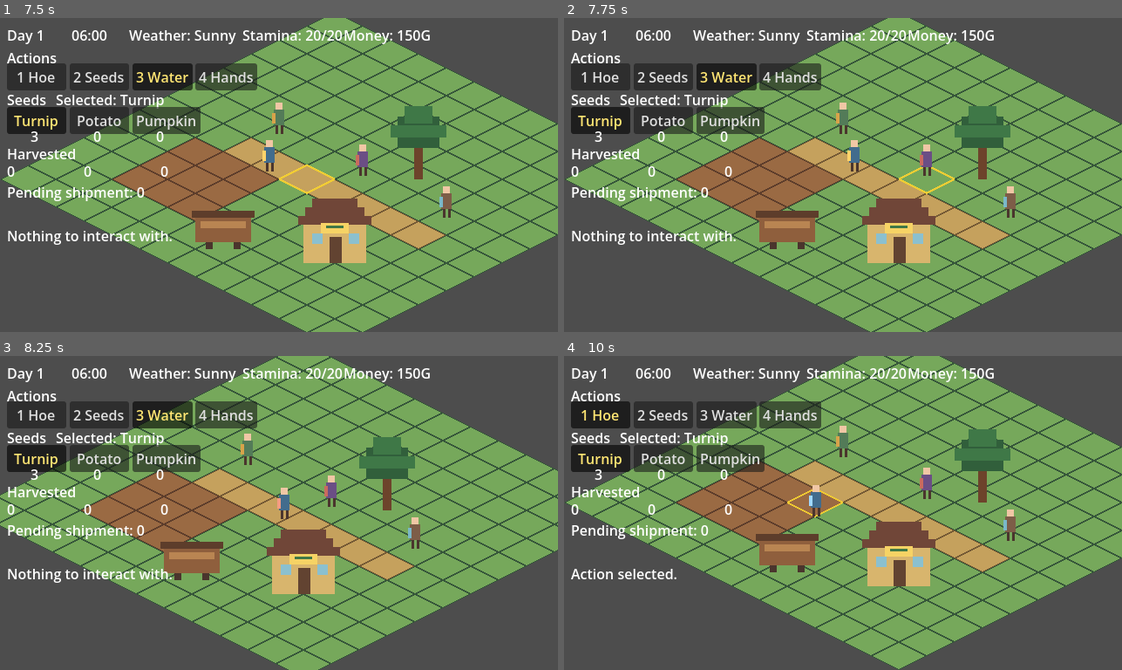
Above: before the commit, frames 1-4 (two rows, left to right).
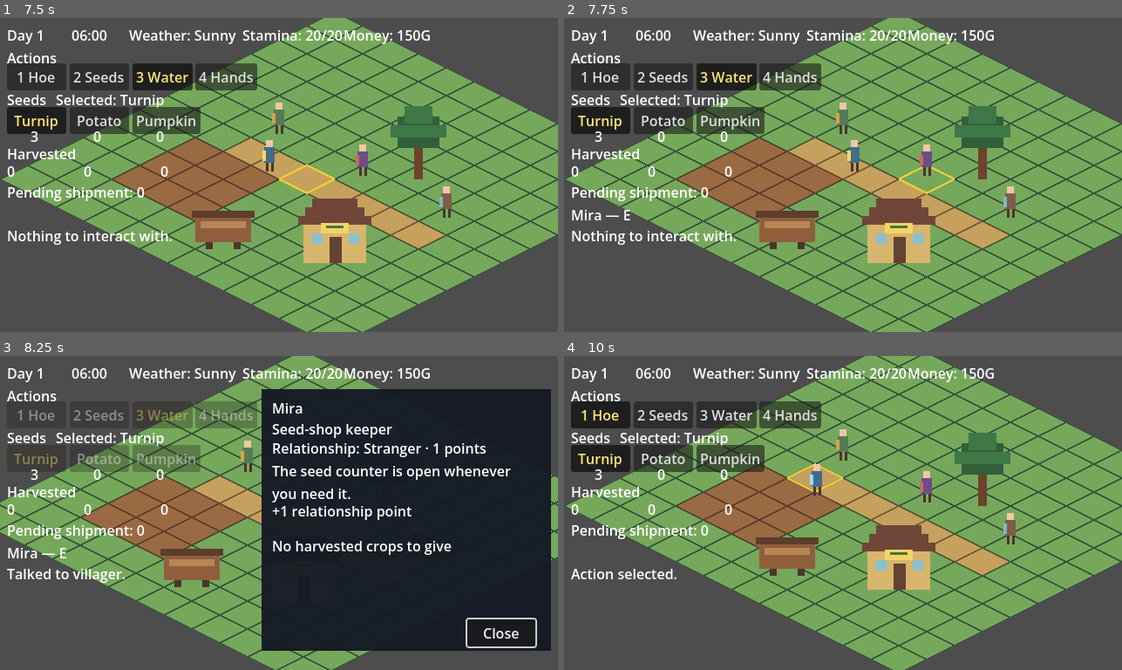
Above: after the commit, the same moments.

Repository: cwchanap/phoenix
Game: Godot game, scene res://scenes/world/world.tscn
Same seed, same stepped clock (60 frames per second), same inputs: the game is played once before the commit and once after it.
Inputs:
- Up to frame 1 (7.5 s): tap Enter (ui_accept) at 0.5, 0.77, 0.8, 1.07, 1.35, 1.52, 1.82, 2.3, 3.02, 3.32, 3.77, 3.8, 4.07, 4.52, 4.82, 5.3, 6.02, 6.32, 6.77, 6.8, 7.07, 7.35 s; hold E (interact) 0.53-1.28 s; hold W (move_up) 0.53-2.03 s; tap E (interact) every 1.5 s from 1.55 to 6.05 s; hold E (interact) 2.03-2.78 s; hold A (move_left) 2.03-3.53 s; tap 4 (select_hands) at 2.85 s; hold S (move_down) 3.53-4.28 s; hold 1 (select_hoe) 3.53-4.28 s; tap Escape (ui_cancel) at 4.15 s; hold D (move_right) 4.28-5.03 s; tap 2 (select_seeds) at 4.35 s; hold W (move_up) 5.03-5.78 s; hold 3 (select_water) 5.03-5.78 s; hold D (move_right) from 5.78 s (still down); tap Space (use_action) at 5.85 s; hold E (interact) 6.53-7.28 s
- Up to frame 2 (7.75 s): keep holding D (move_right); tap Enter (ui_accept) at 7.52 s; tap E (interact) at 7.55 s
- Up to frame 3 (8.25 s): tap Enter (ui_accept) at 7.82 s; release D (move_right) at 8.03 s; hold S (move_down) from 8.03 s (still down); hold E (interact) from 8.03 s (still down)
- Up to frame 4 (10 s): tap Enter (ui_accept) at 8.3, 9.02, 9.32, 9.77, 9.8 s; release S (move_down) at 8.78 s; release E (interact) at 8.78 s; hold A (move_left) 8.78-9.53 s; tap 4 (select_hands) at 8.85 s; tap E (interact) at 9.05 s; hold W (move_up) from 9.53 s (still down); hold 1 (select_hoe) from 9.53 s (still down)

Frame 1 is identical in both runs. In frame 2, 0.1% of the frame differs, in the area x 1-12%, y 61-65%; in frame 3, 56%, in the area x 0-100%, y 0-100%; in frame 4, 16%.

Commit message:
feat: restore HPA-594 dialogue and gifting

Diff:
--- /dev/null
+++ b/scripts/ui/dialogue_panel.gd
@@ -0,0 +1,179 @@
+class_name DialoguePanel
+extends Control
+
+signal gift_requested(villager_id: int, crop_kind: int)
+signal close_requested
+
+var _villager_id := -1
+var _lines: Array[String] = []
+var _line_index := 0
+var _points_gained := 0
+var _gift_reaction: StringName = &""
+var _close_friend_sequence := false
+var _snapshot: Dictionary = {}
+
+func _ready() -> void:
+    var panel := ColorRect.new()
+    panel.name = "Panel"
+    panel.position = Vector2(300, 38)
+    panel.size = Vector2(332, 300)
+    panel.color = Color(0.08, 0.1, 0.14, 0.96)
+    panel.mouse_filter = Control.MOUSE_FILTER_STOP
+    add_child(panel)
+
+    _add_label(panel, "Name", "", Vector2(12, 10), Vector2(308, 22))
+    _add_label(panel, "Role", "", Vector2(12, 34), Vector2(308, 20))
+    _add_label(panel, "Relationship", "", Vector2(12, 56), Vector2(308, 22))
+    var line := _add_label(panel, "Line", "", Vector2(12, 82), Vector2(308, 42))
+    line.autowrap_mode = TextServer.AUTOWRAP_WORD_SMART
+    _add_label(panel, "Feedback", "", Vector2(12, 128), Vector2(308, 38))
+    _add_label(panel, "GiftStatus", "", Vector2(12, 168), Vector2(308, 20))
+
+    var gift_buttons := VBoxContainer.new()
+    gift_buttons.name = "GiftButtons"
+    gift_buttons.position = Vector2(12, 190)
+    gift_buttons.size = Vector2(180, 66)
+    gift_buttons.add_theme_constant_override("separation", 3)
+    panel.add_child(gift_buttons)
+
+    var continue_button := Button.new()
+    continue_button.name = "Continue"
+    continue_button.text = "Continue"
+    continue_button.position = Vector2(142, 264)
+    continue_button.size = Vector2(86, 28)
+    continue_button.focus_mode = Control.FOCUS_ALL
+    continue_button.pressed.connect(_on_continue_pressed)
+    panel.add_child(continue_button)
+
+    var close_button := Button.new()
+    close_button.name = "Close"
+    close_button.text = "Close"
+    close_button.position = Vector2(236, 264)
+    close_button.size = Vector2(78, 28)
+    close_button.focus_mode = Control.FOCUS_ALL
+    close_button.pressed.connect(func() -> void: close_requested.emit())
+    panel.add_child(close_button)
+
+func present(villager_id: int, result: Dictionary, snapshot: Dictionary) -> void:
+    _villager_id = villager_id
+    _snapshot = snapshot.duplicate(true)
+
+    var incoming_lines: Array = result.get("lines", [])
+    if not incoming_lines.is_empty() or _lines.is_empty():
+        _lines.clear()
+        for line in incoming_lines:
+            _lines.append(String(line))
+        _line_index = 0
+    _points_gained = int(result.get("points_gained", 0))
+    _gift_reaction = StringName(result.get("gift_reaction", &""))
+    _close_friend_sequence = bool(result.get("close_friend_sequence", false))
+    visible = true
+    _render()
+    _focus_primary()
+
+func _render() -> void:
+    ($Panel/Name as Label).text = VillagerRules.display_name(_villager_id)
+    ($Panel/Role as Label).text = VillagerRules.role_label(_villager_id)
+
+    var relationship := _relationship_snapshot()
+    ($Panel/Relationship as Label).text = "Relationship: %s · %d points" % [
+        _relationship_display(relationship.get("level", &"stranger")),
+        int(relationship.get("points", 0)),
+    ]
+    ($Panel/Line as Label).text = _lines[_line_index] if _line_index < _lines.size() else ""
+
+    var feedback_lines: Array[String] = []
+    var points_suffix := "" if _points_gained == 1 else "s"
+    feedback_lines.append("+%d relationship point%s" % [_points_gained, points_suffix])
+    if _gift_reaction == &"favourite":
+        feedback_lines.append("Favourite gift!")
+    elif _gift_reaction == &"normal":
+        feedback_lines.append("Gift accepted.")
+    ($Panel/Feedback as Label).text = "\n".join(feedback_lines)
+
+    var continue_button := $Panel/Continue as Button
+    continue_button.visible = _line_index < _lines.size() - 1
+    _render_gift_buttons()
+
+func _render_gift_buttons() -> void:
+    var gift_status := $Panel/GiftStatus as Label
+    var gifts := $Panel/GiftButtons as VBoxContainer
+    for child in gifts.get_children():
+        gifts.remove_child(child)
+        child.queue_free()
+
+    var relationship := _relationship_snapshot()
+    if bool(relationship.get("gifted_today", false)):
+        gift_status.text = "Gift already given today"
+        return
+
+    var harvested: Dictionary = _snapshot.get("harvested", {})
+    var button_count := 0
+    for kind in range(GameRules.CropKind.size()):
+        var quantity := int(harvested.get(GameRules.crop_key(kind), 0))
+        if quantity < 1:
+            continue
+        var button := Button.new()
+        button.name = "Give_%d" % kind
+        button.text = "Give %s" % GameRules.crop_display_name(kind)
+        button.custom_minimum_size = Vector2(180, 22)
+        button.focus_mode = Control.FOCUS_ALL
+        button.pressed.connect(_on_gift_button_pressed.bind(kind))
+        gifts.add_child(button)
+        button_count += 1
+
+    gift_status.text = "No harvested crops to give" if button_count == 0 else ""
+
+func _relationship_snapshot() -> Dictionary:
+    var relationships: Dictionary = _snapshot.get("relationships", {})
+    var relationship: Variant = relationships.get(VillagerRules.villager_key(_villager_id), {})
+    return relationship if relationship is Dictionary else {}
+
+func _relationship_display(level_key: Variant) -> String:
+    for level in range(VillagerRules.RelationshipLevel.size()):
+        if VillagerRules.relationship_key(level) == level_key:
+            return VillagerRules.relationship_display_name(level)
+    return String(level_key)
+
+func _on_gift_button_pressed(crop_kind: int) -> void:
+    gift_requested.emit(_villager_id, crop_kind)
+
+func _on_continue_pressed() -> void:
+    if _line_index >= _lines.size() - 1:
+        return
+    _line_index += 1
+    _render()
+    _focus_primary()
+
+func _focus_primary() -> void:
+    if _line_index < _lines.size() - 1:
+        ($Panel/Continue as Button).grab_focus()
+        return
+    var gifts := $Panel/GiftButtons as VBoxContainer
+    if gifts.get_child_count() > 0:
+        (gifts.get_child(0) as Button).grab_focus()
+        return
+    ($Panel/Close as Button).grab_focus()
+
+func close_panel() -> void:
+    var focus_owner := get_viewport().gui_get_focus_owner()
+    if focus_owner != null and is_ancestor_of(focus_owner):
+        focus_owner.release_focus()
+    visible = false
+
+func _unhandled_input(event: InputEvent) -> void:
+    if not visible or not event.is_action_pressed("ui_cancel"):
+        return
+    get_viewport().set_input_as_handled()
+    if _close_friend_sequence and _line_index < _lines.size() - 1:
+        return
+    close_requested.emit()
+
+func _add_label(parent: Node, node_name: String, text: String, position: Vector2, size: Vector2) -> Label:
+    var label := Label.new()
+    label.name = node_name
+    label.text = text
+    label.position = position
+    label.size = size
+    parent.add_child(label)
+    return label
--- a/scripts/ui/game_hud.gd
+++ b/scripts/ui/game_hud.gd
@@ -6,6 +6,7 @@
 signal buy_requested(kind: int, quantity: int)
 signal deposit_requested(kind: int, quantity: int)
 signal sleep_requested
+signal gift_requested(villager_id: int, crop_kind: int)
 signal morning_summary_acknowledged
 signal modal_state_changed
 
@@ -23,6 +24,7 @@
 var _shop_panel: Control
 var _shipping_panel: Control
 var _sleep_panel: Control
+var _dialogue_panel: DialoguePanel
 var _morning_summary_panel: Control
 var _day14_shipping_boundary: Label
 var _day14_sleep_boundary: Label
@@ -94,6 +96,7 @@
         _shop_panel.visible
         or _shipping_panel.visible
         or _sleep_panel.visible
+        or _dialogue_panel.visible
         or _morning_summary_panel.visible
     )
 
@@ -117,6 +120,19 @@
 
 func close_sleep_confirmation() -> void:
     _close_modal(_sleep_panel)
+
+func open_dialogue(villager_id: int, result: Dictionary, snapshot: Dictionary) -> void:
+    _open_modal(_dialogue_panel)
+    _dialogue_panel.present(villager_id, result, snapshot)
+
+func update_dialogue(villager_id: int, result: Dictionary, snapshot: Dictionary) -> void:
+    _dialogue_panel.present(villager_id, result, snapshot)
+
+func close_dialogue() -> void:
+    if not _dialogue_panel.visible:
+        return
+    _dialogue_panel.close_panel()
+    modal_state_changed.emit()
 
 func show_feedback(code: GameRules.CommandCode) -> void:
     match code:
@@ -185,6 +201,14 @@
         GameRules.CommandCode.DAY_LIMIT_REACHED:
             _feedback.text = "Day 14 reached: sleeping cannot advance/pay shipping."
             _sleep_inline_feedback.text = "Day 14: sleeping cannot advance/pay shipping."
+        GameRules.CommandCode.VILLAGER_TALKED:
+            _feedback.text = "Talked to villager."
+        GameRules.CommandCode.CROP_GIFTED:
+            _feedback.text = "Gift given."
+        GameRules.CommandCode.NOT_AT_VILLAGER:
+            _feedback.text = "Stand at the villager."
+        GameRules.CommandCode.GIFT_ALREADY_GIVEN:
+            _feedback.text = "Gift already given today."
         GameRules.CommandCode.NOTHING_TO_INTERACT:
             _feedback.text = "Nothing to interact with."
 
@@ -260,9 +284,17 @@
     _shipping_panel = _build_shipping_panel()
     _sleep_panel = _build_sleep_panel()
     _morning_summary_panel = _build_summary_panel()
+    _dialogue_panel = DialoguePanel.new()
+    _dialogue_panel.name = "DialoguePanel"
+    _root.add_child(_dialogue_panel)
+    _dialogue_panel.gift_requested.connect(func(villager_id: int, crop_kind: int) -> void:
+        gift_requested.emit(villager_id, crop_kind)
+    )
+    _dialogue_panel.close_requested.connect(close_dialogue)
     _shop_panel.visible = false
     _shipping_panel.visible = false
     _sleep_panel.visible = false
+    _dialogue_panel.visible = false
     _morning_summary_panel.visible = false
 
 func _build_shop_panel() -> Control:
@@ -424,6 +456,8 @@
         _shop_panel.visible = false
         _shipping_panel.visible = false
         _sleep_panel.visible = false
+        if _dialogue_panel.visible:
+            _dialogue_panel.close_panel()
     _morning_summary_panel.visible = is_visible
     if was_visible != is_visible:
         modal_state_changed.emit()
--- a/scripts/world/world_shell.gd
+++ b/scripts/world/world_shell.gd
@@ -50,13 +50,17 @@
     hud.buy_requested.connect(_on_buy_requested)
     hud.deposit_requested.connect(_on_deposit_requested)
     hud.sleep_requested.connect(_on_sleep_requested)
+    hud.gift_requested.connect(_on_gift_requested)
     hud.morning_summary_acknowledged.connect(_on_morning_summary_acknowledged)
     hud.modal_state_changed.connect(_refresh_world_input_gate)
     _refresh_from_session()
 
 func _process(_delta: float) -> void:
     var target: Variant = player.current_target_cell()
-    if target == WorldContract.SHOP_CELL:
+    var villager_id := WorldContract.villager_at(target)
+    if villager_id >= 0:
+        hud.set_interaction_hint("%s — E" % VillagerRules.display_name(villager_id))
+    elif target == WorldContract.SHOP_CELL:
         hud.set_interaction_hint("Shop — E")
     elif target == WorldContract.BED_CELL:
         hud.set_interaction_hint("Bed — E")
@@ -98,7 +102,10 @@
     if not _world_input_enabled:
         return
     var target: Variant = player.current_target_cell()
-    if target == WorldContract.SHOP_CELL:
+    var villager_id := WorldContract.villager_at(target)
+    if villager_id >= 0:
+        _finish_social_command(villager_id, _session.talk_to(villager_id, target))
+    elif target == WorldContract.SHOP_CELL:
         hud.open_shop()
     elif target == WorldContract.SHIPPING_CELL:
         hud.open_shipping()
@@ -143,8 +150,20 @@
     var target: Variant = player.current_target_cell()
     _finish_command(_session.sleep(target))
 
+func _on_gift_requested(villager_id: int, crop_kind: int) -> void:
+    var target: Variant = player.current_target_cell()
+    _finish_social_command(villager_id, _session.gift_crop(villager_id, crop_kind, target))
+
 func _on_morning_summary_acknowledged() -> void:
     _finish_command(_session.acknowledge_morning_summary())
+
+func _finish_social_command(villager_id: int, result: Dictionary) -> void:
+    hud.show_feedback(result["code"])
+    _refresh_from_session()
+    if result["code"] == GameRules.CommandCode.VILLAGER_TALKED:
+        hud.open_dialogue(villager_id, result, _session.snapshot())
+    elif result["code"] == GameRules.CommandCode.CROP_GIFTED:
+        hud.update_dialogue(villager_id, result, _session.snapshot())
 
 func _finish_command(code: GameRules.CommandCode) -> void:
     hud.show_feedback(code)
--- a/tests/integration/test_gameplay_shell.gd
+++ b/tests/integration/test_gameplay_shell.gd
@@ -409,3 +409,126 @@
     hud.show_feedback(GameRules.CommandCode.DAY_LIMIT_REACHED)
     var sleep_feedback := _panel(hud, "SleepPanel").get_node("InlineFeedback") as Label
     assert_true(sleep_feedback.text.contains("cannot advance/pay"))
+
+func test_villager_interaction_opens_dialogue_and_gates_world_input() -> void:
+    var world := _world()
+    var hud := _hud(world)
+    var june := VillagerRules.VillagerId.RESIDENT
+    await _place_target(world, WorldContract.villager_cell(june))
+    world.interact()
+
+    var panel := _panel(hud, "DialoguePanel") as DialoguePanel
+    assert_true(panel.visible)
+    assert_false(world._world_input_enabled)
+    assert_eq((panel.get_node("Panel/Name") as Label).text, "June")
+
+    var before := world._session.snapshot()
+    world.select_action_slot(2)
+    world.use_selected_action()
+    world.interact()
+    assert_eq(world._session.snapshot(), before)
+
+    hud.close_dialogue()
+    assert_true(world._world_input_enabled)
+    assert_null(get_viewport().gui_get_focus_owner())
+
+func test_dialogue_ui_cancel_closes_and_releases_focus() -> void:
+    var world := _world()
+    var hud := _hud(world)
+    var june := VillagerRules.VillagerId.RESIDENT
+    await _place_target(world, WorldContract.villager_cell(june))
+    world.interact()
+
+    var panel := _panel(hud, "DialoguePanel") as DialoguePanel
+    var close_button := panel.get_node("Panel/Close") as Button
+    close_button.grab_focus()
+    assert_eq(get_viewport().gui_get_focus_owner(), close_button)
+
+    var cancel := InputEventAction.new()
+    cancel.action = &"ui_cancel"
+    cancel.pressed = true
+    get_viewport().push_input(cancel)
+    await get_tree().process_frame
+
+    assert_false(panel.visible)
+    assert_true(world._world_input_enabled)
+    assert_null(get_viewport().gui_get_focus_owner())
+
+func test_close_friend_dialogue_uses_native_focus_and_cancel_progression() -> void:
+    var world := _world()
+    var hud := _hud(world)
+    var june := VillagerRules.VillagerId.RESIDENT
+    var snapshot := world._session.snapshot()
+    var relationships: Dictionary = snapshot["relationships"]
+    var june_relationship: Dictionary = relationships[&"resident"]
+    june_relationship["points"] = 18
+    june_relationship["level"] = VillagerRules.relationship_key(VillagerRules.RelationshipLevel.CLOSE_FRIEND)
+    relationships[&"resident"] = june_relationship
+    snapshot["relationships"] = relationships
+    var lines: Array[String] = VillagerRules.close_friend_dialogue_lines(june)
+    var result := {
+        "code": GameRules.CommandCode.VILLAGER_TALKED,
+        "lines": lines,
+        "points_gained": 0,
+        "gift_reaction": &"",
+        "close_friend_sequence": true,
+    }
+
+    hud.open_dialogue(june, result, snapshot)
+    var panel := _panel(hud, "DialoguePanel") as DialoguePanel
+    var continue_button := panel.get_node("Panel/Continue") as Button
+    var close_button := panel.get_node("Panel/Close") as Button
+    var line := panel.get_node("Panel/Line") as Label
+    assert_eq(get_viewport().gui_get_focus_owner(), continue_button)
+    assert_eq(line.text, lines[0])
+
+    var cancel := InputEventAction.new()
+    cancel.action = &"ui_cancel"
+    cancel.pressed = true
+    get_viewport().push_input(cancel)
+    await get_tree().process_frame
+    assert_true(panel.visible)
+    assert_eq(line.text, lines[0])
+
+    var accept_press := InputEventAction.new()
+    accept_press.action = &"ui_accept"
+    accept_press.pressed = true
+    get_viewport().push_input(accept_press)
+    var accept_release := InputEventAction.new()
+    accept_release.action = &"ui_accept"
+    accept_release.pressed = false
+    get_viewport().push_input(accept_release)
+    await get_tree().process_frame
+    assert_eq(line.text, lines[1])
+    assert_eq(panel._line_index, 1)
+
+    close_button.pressed.emit()
+    assert_false(panel.visible)
+    assert_null(get_viewport().gui_get_focus_owner())
+
+func test_gift_button_round_trips_through_session_and_updates_open_panel() -> void:
+    var world := _world()
+    var hud := _hud(world)
+    var june := VillagerRules.VillagerId.RESIDENT
+    var seeded: Array[int] = [1, 0, 0]
+    world._session.set("_harvested_counts", seeded)
+    assert_eq(world._session.snapshot()["harvested"][&"turnip"], 1)
+
+    await _place_target(world, WorldContract.villager_cell(june))
+    world.interact()
+    var panel := _panel(hud, "DialoguePanel") as DialoguePanel
+    var gift_buttons := panel.get_node("Panel/GiftButtons") as VBoxContainer
+    assert_eq(gift_buttons.get_child_count(), 1)
+    var give_turnip := gift_buttons.get_child(0) as Button
+    assert_eq(give_turnip.text, "Give Turnip")
+
+    give_turnip.pressed.emit()
+
+    assert_eq(world._session.snapshot()["harvested"][&"turnip"], 0)
+    assert_eq(world._session.snapshot()["relationships"][&"resident"]["points"], 6)
+    assert_eq(
+        (panel.get_node("Panel/Line") as Label).text,
+        VillagerRules.gift_line(june, GameRules.CropKind.TURNIP),
+    )
+    assert_true((panel.get_node("Panel/Feedback") as Label).text.contains("Favourite gift"))
+    assert_eq(gift_buttons.get_child_count(), 0)
